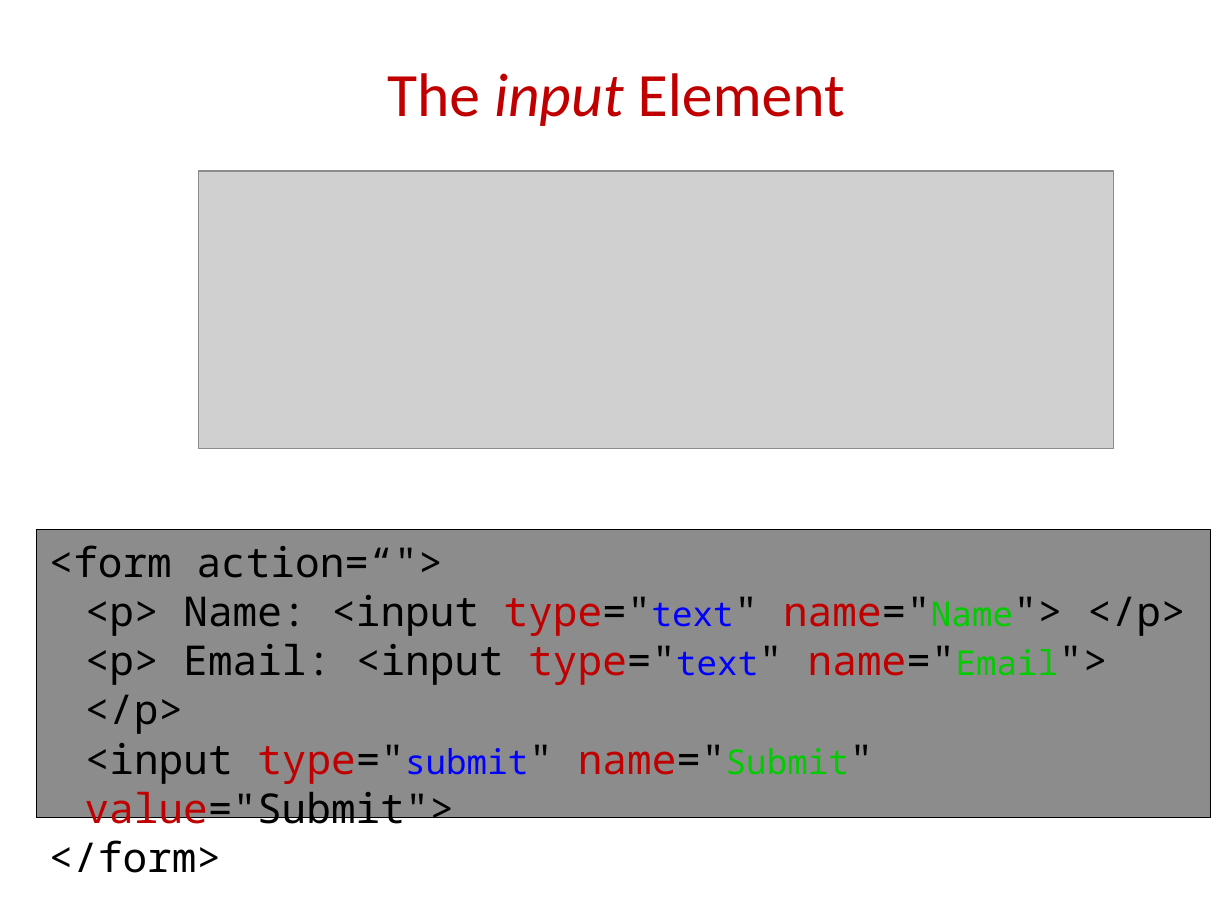
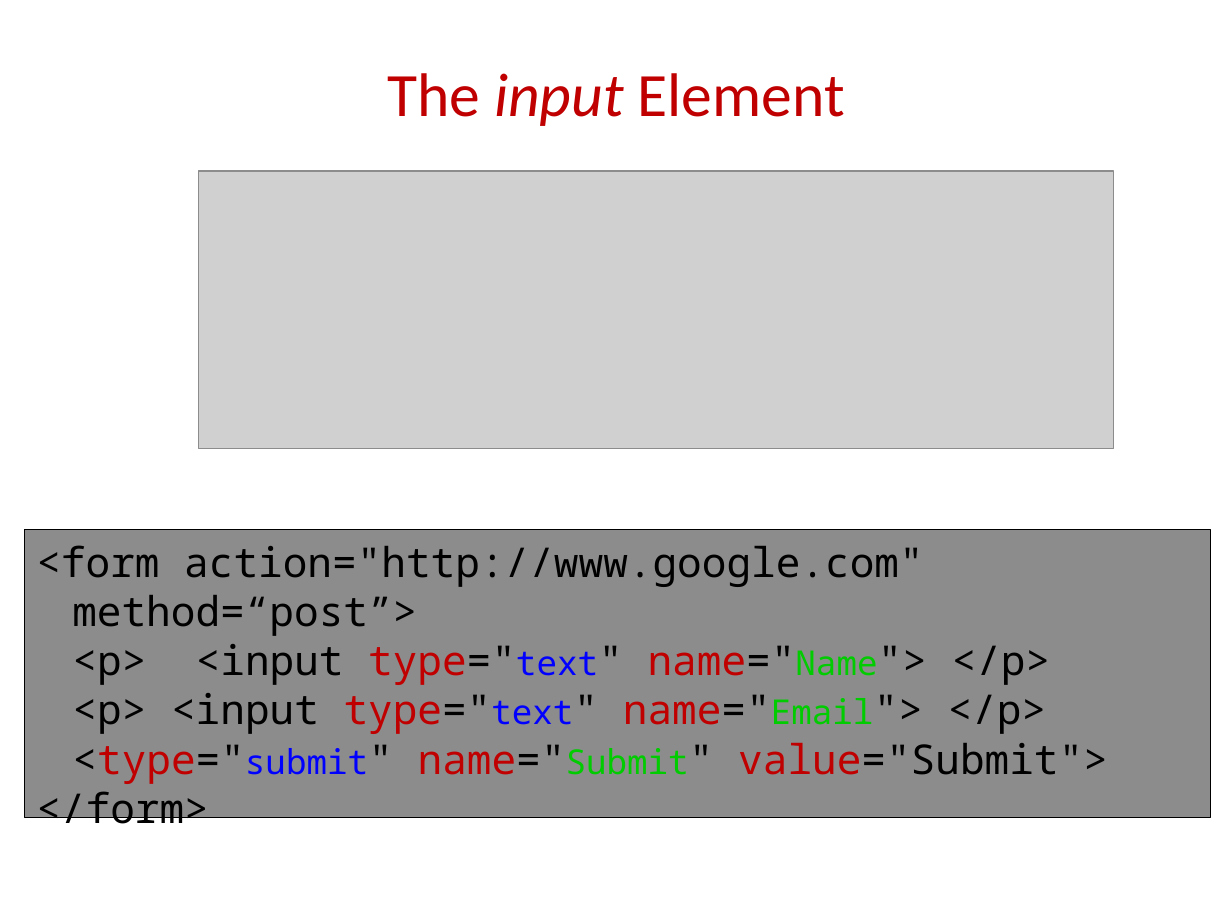
Before and after one commit to joeappleton18/cda400, a slide deck: slide 6 of sessions/week8/slides.pptx (slide 3 before the commit). Drawn at 1232x924 pixels with LibreOffice and Linux fonts; fonts in the diff are those of the drawing; grey boxes stand for pictures. Boxes give left, top, right and bottom in pixels: in the first picture for what was removed or moved away, otherwise in the second. Text is boxed around its words. In the diff, an @@ line names an element or a change of style, - is before the commit and + after.

```diff
--- a/sessions/week8/slides.pptx
+++ b/sessions/week8/slides.pptx
@@ rectangle "<form action="http://www.google.com" method=“post”>": place and size @@
-rectangle "<form action="http://www.google.com" method=“post”>" at (37, 530, 1211, 817)
+rectangle "<form action="http://www.google.com" method=“post”>" at (25, 530, 1211, 817)
@@ text in rectangle at (36, 545, 1108, 784): text changed @@
-<form action=“">
-<p> Name: <input type="text" name="Name"> </p>
-<p> Email: <input type="text" name="Email"> </p>
-<input type="submit" name="Submit" value="Submit">
+<form action="http://www.google.com" method=“post”>
+<p> <input type="text" name="Name"> </p>
+<p> <input type="text" name="Email"> </p>
+<type="submit" name="Submit" value="Submit">
```
Also in this commit, not shown: 2 other slides changed, 4 slides added, 8 other files.
